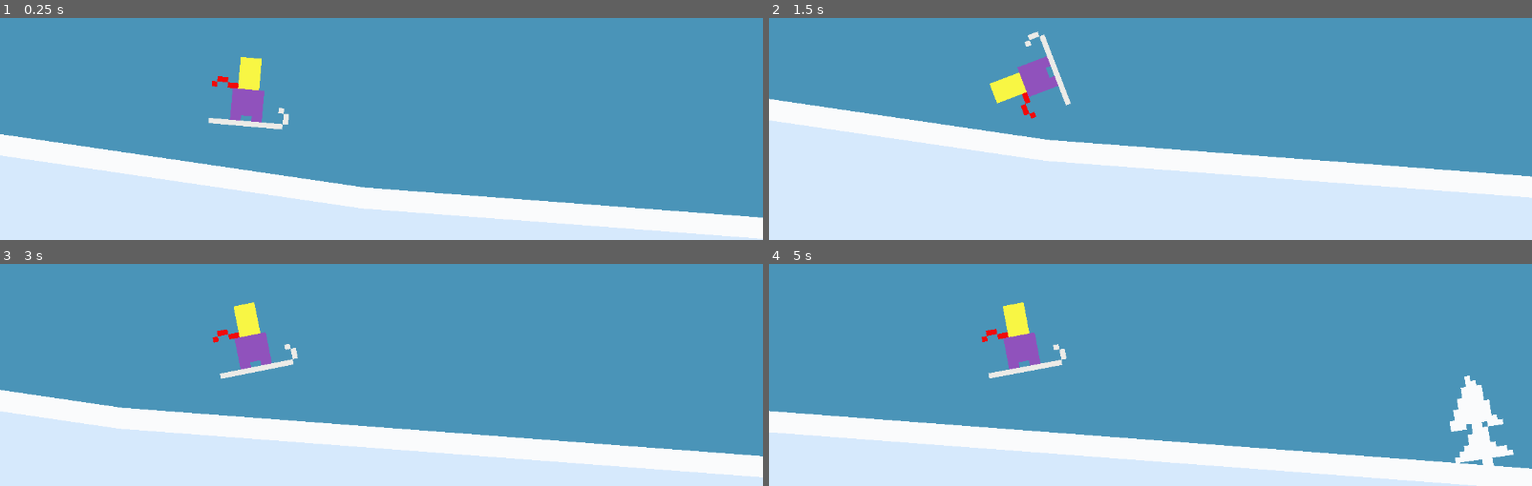
Above: before the commit, frames 1-4 (two rows, left to right).
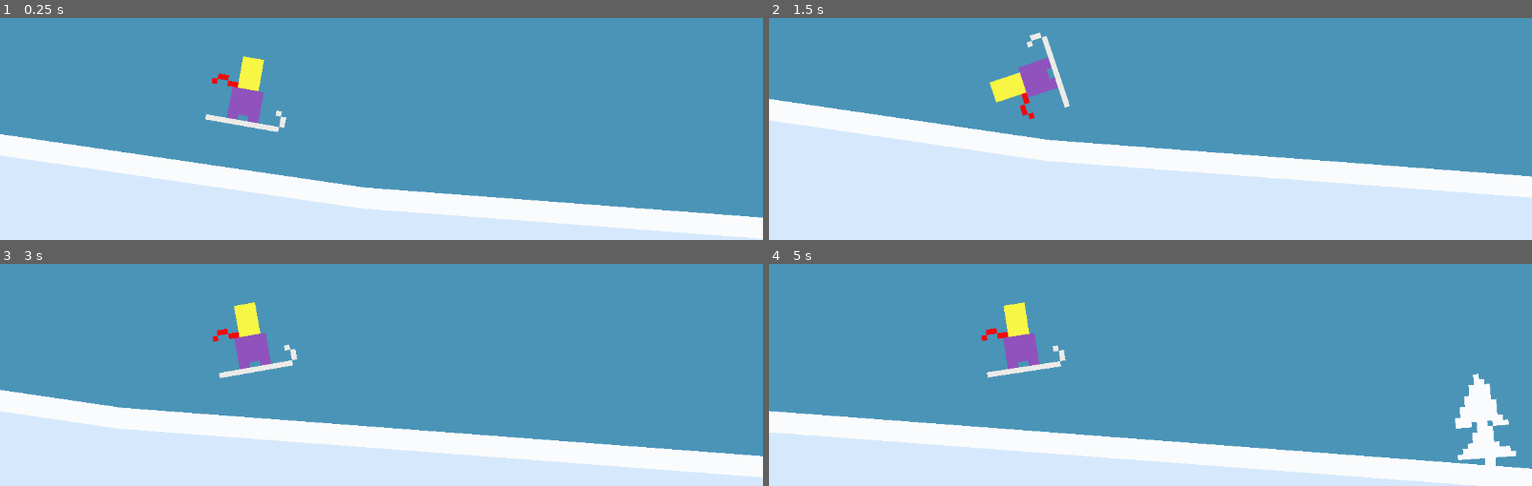
Above: after the commit, the same moments.

Repository: martindzejky/powder-panic
Game: Godot game, scene res://main.tscn
Same seed, same stepped clock (60 frames per second), same inputs: the game is played once before the commit and once after it.
Inputs:
- Up to frame 1 (0.25 s): no input
- Up to frame 2 (1.5 s): hold Space (jump) 0.53-1.28 s; tap Space (jump) at 1.35 s
- Up to frame 3 (3 s): tap Space (jump) at 1.52, 1.82, 2.85 s; hold Space (jump) 2.03-2.78 s
- Up to frame 4 (5 s): tap Space (jump) at 3.02, 3.32, 4.35, 4.52, 4.82 s; hold Space (jump) 3.53-4.28 s

The runs differ from the first frame. In frame 1, 0.5% of the frame differs, in the area x 26-38%, y 17-52%; in frame 2, 0.3%; in frame 3, 0.2%; in frame 4, 1.0%, in the area x 27-98%, y 17-91%.

Commit message:
clean up exports

Diff:
--- a/components/delete_when_far_away.gd
+++ b/components/delete_when_far_away.gd
@@ -1,8 +1,9 @@
 extends Node
 class_name DeleteWhenFarAway
 
-@export var distance_to_delete = 1000
 @export var what_to_delete: Node
+
+var distance_to_delete = 1000
 
 func _process(_delta):
   var player = get_tree().get_first_node_in_group("player")
--- a/components/player_jumping.gd
+++ b/components/player_jumping.gd
@@ -4,9 +4,9 @@
 @export var character: CharacterBody2D
 @export var rotation_node: Node2D
 
-@export var jump_force: float = 100.0
-@export var backflip_rotation: float = deg_to_rad(140)
-@export var auto_forward_rotation: float = deg_to_rad(20)
+var jump_force: float = 100.0
+var backflip_rotation: float = deg_to_rad(140)
+var auto_forward_rotation: float = deg_to_rad(40)
 
 var time_in_air: float = 0.0
 
--- a/components/slope_physics.gd
+++ b/components/slope_physics.gd
@@ -1,10 +1,11 @@
 extends Node
 class_name SlopePhysics
 
-@export var gravity = 200.0
 @export var character: CharacterBody2D
-@export var ground_friction = 0.01  # Lower = more slippery
-@export var air_friction = 0.005     # Air resistance while jumping
+
+var gravity = 200.0
+var ground_friction = 0.01 # Lower = more slippery
+var air_friction = 0.005 # Air resistance while jumping
 
 func _physics_process(delta):
   if character.is_on_floor():
--- a/objects/tree.gd
+++ b/objects/tree.gd
@@ -2,6 +2,7 @@
 
 @export var sprite: Sprite2D
 @export var chance_to_spawn = 0.7
+@export var random_rotation_range = PI / 14
 
 func _ready():
   # Randomize the sprite in the sprite sheet
@@ -9,4 +10,4 @@
   sprite.flip_h = randf() < 0.5
 
   # Randomize the rotation a bit
-  rotation += randf_range(-PI / 8, PI / 8)
+  rotation += randf_range(-random_rotation_range, random_rotation_range)
--- a/terrain/generator.gd
+++ b/terrain/generator.gd
@@ -1,8 +1,8 @@
 extends Node
 
 @export var chunks: Array[PackedScene]
-@export var min_chunks = 20
 
+var min_chunks = 20
 var current_chunk: Node2D
 
 func _ready():
